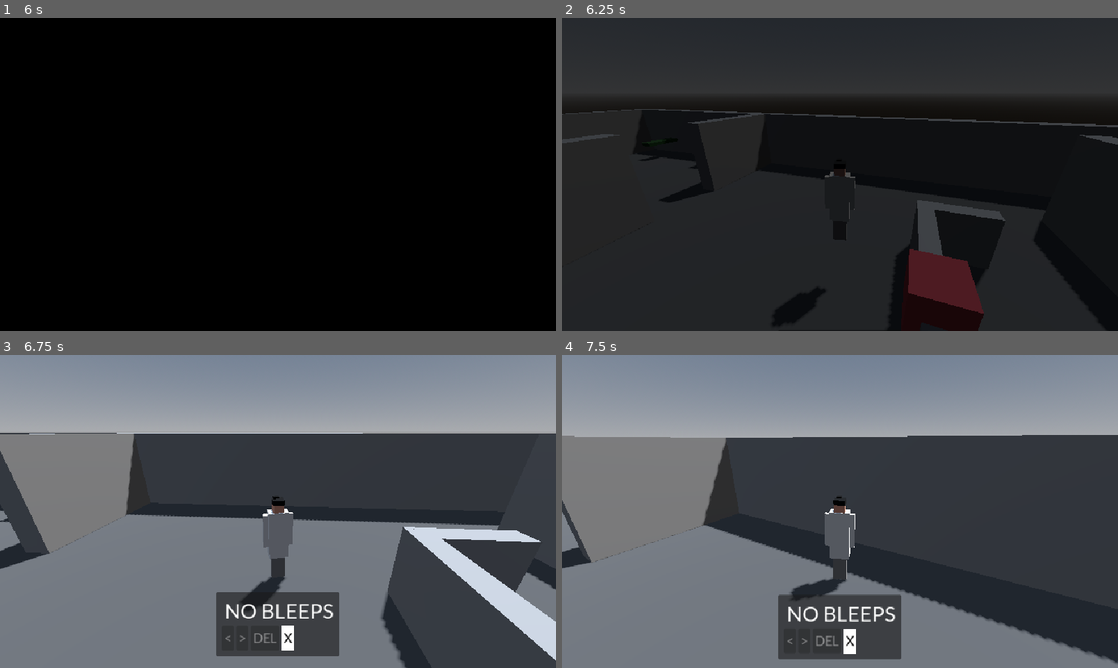
Above: before the commit, frames 1-4 (two rows, left to right).
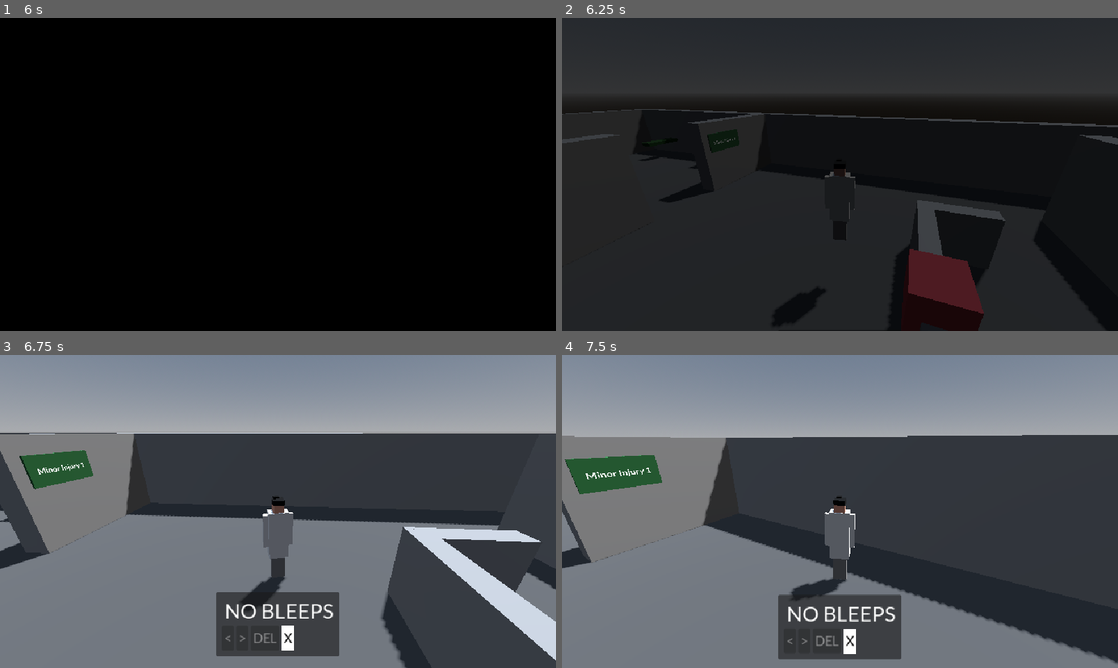
Above: after the commit, the same moments.

Repository: hawkstein/ludum-dare-60-old-tech
Game: Godot game, scene res://utils/ui/main_menu.tscn
Same seed, same stepped clock (60 frames per second), same inputs: the game is played once before the commit and once after it.
Inputs (mouse positions are in pixels of both pictures, inside the frame that each line leads up to):
- Up to frame 1 (6 s): click "Start" at 0.5 s; click "Start" at 1.25 s; click "Play game" at 2 s; click "Play game" at 2.75 s; tap Enter at 3.5 s; move the mouse to (400, 158) at 3.52 s; hold D (Right) 3.53-4.28 s; hold E (Pager) 3.53-4.28 s; click (400, 158) at 3.67 s; tap Space (Jump) at 3.77, 4.52, 5.75 s; move the mouse to (166, 190) at 4.27 s; hold S (Down) 4.28-5.03 s; tap E (Pager) at 4.35, 5.85 s; move the mouse to (333, 105) at 5.02 s; hold D (Right) 5.03-5.78 s; hold E (Pager) 5.03-5.78 s; move the mouse to (272, 180) at 5.77 s; hold W (Up) from 5.78 s (still down); click (272, 180) at 5.92 s
- Up to frame 2 (6.25 s): keep holding W (Up); tap Space (Jump) at 6.02 s
- Up to frame 3 (6.75 s): keep holding W (Up); move the mouse to (316, 514) at 6.52 s; hold E (Pager) from 6.53 s (still down)
- Up to frame 4 (7.5 s): keep holding W (Up); tap Space (Jump) at 6.77 s; move the mouse to (795, 508) at 7.27 s; release E (Pager) at 7.28 s; tap E (Pager) at 7.35 s

Frame 1 is identical in both runs. In frame 2, 0.3% of the frame differs, in the area x 26-32%, y 35-44%; in frame 3, 1.1%; in frame 4, 1.6%, in the area x 0-18%, y 32-45%.

Commit message:
add a shitload of signs

Diff:
--- /dev/null
+++ b/entities/sign.gd
@@ -0,0 +1,48 @@
+@tool
+class_name Sign
+extends Node3D
+## A board with text on it, for world signage.
+
+const BOARD_DEPTH := 0.05
+const TEXT_OFFSET := 0.005
+
+@export_multiline var text := "Sign":
+	set(value):
+		text = value
+		if is_node_ready():
+			label.text = value
+@export var board_size := Vector2(1.6, 0.8):
+	set(value):
+		board_size = value
+		if is_node_ready():
+			_apply_size()
+@export_range(8, 256) var font_size := 64:
+	set(value):
+		font_size = value
+		if is_node_ready():
+			label.font_size = value
+@export var board_color := Color(0.16470589, 0.39215687, 0.21568628):
+	set(value):
+		board_color = value
+		if is_node_ready():
+			_apply_color()
+
+@onready var board: MeshInstance3D = %Board
+@onready var label: Label3D = %Text
+
+func _ready() -> void:
+	label.text = text
+	label.font_size = font_size
+	_apply_size()
+	_apply_color()
+
+
+func _apply_size() -> void:
+	(board.mesh as BoxMesh).size = Vector3(board_size.x, board_size.y, BOARD_DEPTH)
+	label.position.z = BOARD_DEPTH / 2 + TEXT_OFFSET
+	# Width is in pixels, so convert from world units.
+	label.width = (board_size.x * 0.9) / label.pixel_size
+
+
+func _apply_color() -> void:
+	(board.get_surface_override_material(0) as StandardMaterial3D).albedo_color = board_color
--- /dev/null
+++ b/entities/sign.tscn
@@ -0,0 +1,32 @@
+[gd_scene format=3 uid="uid://ct1udy2spro71"]
+
+[ext_resource type="Script" uid="uid://c0hhqkj11qcdv" path="res://entities/sign.gd" id="1_1rpqm"]
+[ext_resource type="FontFile" uid="uid://br3rou4c1jn8a" path="res://assets/fonts/Lato-Bold.ttf" id="2_b621t"]
+
+[sub_resource type="BoxMesh" id="BoxMesh_cd33c"]
+resource_local_to_scene = true
+size = Vector3(1.6, 0.8, 0.05)
+
+[sub_resource type="StandardMaterial3D" id="StandardMaterial3D_wysbo"]
+resource_local_to_scene = true
+albedo_color = Color(0.16470589, 0.39215687, 0.21568628, 1)
+
+[node name="Sign" type="Node3D" unique_id=866085770]
+script = ExtResource("1_1rpqm")
+
+[node name="Board" type="MeshInstance3D" parent="." unique_id=1081915273]
+unique_name_in_owner = true
+mesh = SubResource("BoxMesh_cd33c")
+surface_material_override/0 = SubResource("StandardMaterial3D_wysbo")
+
+[node name="Text" type="Label3D" parent="." unique_id=256483407]
+unique_name_in_owner = true
+transform = Transform3D(1, 0, 0, 0, 1, 0, 0, 0, 1, 0, 0, 0.03)
+pixel_size = 0.003
+double_sided = false
+text = "Sign"
+font = ExtResource("2_b621t")
+font_size = 64
+outline_size = 0
+autowrap_mode = 2
+width = 480.0
--- a/screens/main.tscn
+++ b/screens/main.tscn
@@ -2,6 +2,7 @@
 
 [ext_resource type="Script" uid="uid://omkrdyrq3u73" path="res://screens/main.gd" id="1_la406"]
 [ext_resource type="PackedScene" uid="uid://icg5dtww7q44" path="res://entities/player/third_person_player.tscn" id="2_ee7ou"]
+[ext_resource type="PackedScene" uid="uid://ct1udy2spro71" path="res://entities/sign.tscn" id="2_owlgm"]
 [ext_resource type="Script" uid="uid://b7e81rn1pwe8d" path="res://utils/pager/bleep_timeline.gd" id="2_ramac"]
 [ext_resource type="Script" uid="uid://uty2uvhso70y" path="res://utils/pager/bleep_event.gd" id="3_nrb37"]
 [ext_resource type="Script" uid="uid://s7rv5glhh784" path="res://utils/pager/bleep.gd" id="4_owlgm"]
@@ -304,6 +305,10 @@
 
 [node name="MinorInjury1" type="Node3D" parent="Level" unique_id=1789508531]
 
+[node name="Sign" parent="Level/MinorInjury1" unique_id=866085770 instance=ExtResource("2_owlgm")]
+transform = Transform3D(-4.371139e-08, 0, 1, 0, 1, 0, -1, 0, -4.371139e-08, -5.9410872, 2.1188965, -4.540161)
+text = "Minor Injury 1"
+
 [node name="Bed" parent="Level/MinorInjury1" unique_id=1517169828 instance=ExtResource("5_la406")]
 transform = Transform3D(1, 0, 0, 0, 1, 0, 0, 0, 1, -14.127548, 1, -6.641997)
 target_id = &"minor1_bed1"
@@ -320,6 +325,12 @@
 transform = Transform3D(1, 0, 0, 0, 1, 0, 0, 0, 1, -9.577789, 1, -0.9109609)
 target_id = &"minor1_bed3"
 
+[node name="Sign4" parent="Level/MinorInjury1" unique_id=1818753383 instance=ExtResource("2_owlgm")]
+transform = Transform3D(-1, 0, -8.742278e-08, 0, 1, 0, 8.742278e-08, 0, -1, -14.190584, 2.1188965, 0.206604)
+text = "4"
+board_size = Vector2(0.8, 0.8)
+font_size = 128
+
 [node name="Partition" type="CSGBox3D" parent="Level/MinorInjury1" unique_id=1082055537]
 transform = Transform3D(1, 0, 0, 0, 1, 0, 0, 0, 1, -11.531282, 1.5, 0.5916443)
 use_collision = true
@@ -335,76 +346,95 @@
 use_collision = true
 size = Vector3(4.480007, 3, 0.7)
 
-[node name="NorthWard2" type="Node3D" parent="Level" unique_id=1859686947]
+[node name="MinorInjury2" type="Node3D" parent="Level" unique_id=1859686947]
 transform = Transform3D(1, 0, 0, 0, 1, 0, 0, 0, 1, 0, 0, 8.838656)
 
-[node name="Bed" parent="Level/NorthWard2" unique_id=1034129811 instance=ExtResource("5_la406")]
+[node name="Bed" parent="Level/MinorInjury2" unique_id=1034129811 instance=ExtResource("5_la406")]
 transform = Transform3D(1, 0, 0, 0, 1, 0, 0, 0, 1, -14.127548, 1, -6.641997)
 target_id = &"minor2_bed1"
 
-[node name="Bed2" parent="Level/NorthWard2" unique_id=1950494729 instance=ExtResource("5_la406")]
+[node name="Bed2" parent="Level/MinorInjury2" unique_id=1950494729 instance=ExtResource("5_la406")]
 transform = Transform3D(1, 0, 0, 0, 1, 0, 0, 0, 1, -14.124872, 1, -0.8506572)
 target_id = &"minor2_bed4"
 
-[node name="Bed3" parent="Level/NorthWard2" unique_id=38470701 instance=ExtResource("5_la406")]
+[node name="Bed3" parent="Level/MinorInjury2" unique_id=38470701 instance=ExtResource("5_la406")]
 transform = Transform3D(1, 0, 0, 0, 1, 0, 0, 0, 1, -9.577789, 1, -6.641997)
 target_id = &"minor2_bed2"
 
-[node name="Bed4" parent="Level/NorthWard2" unique_id=1116705578 instance=ExtResource("5_la406")]
+[node name="Bed4" parent="Level/MinorInjury2" unique_id=1116705578 instance=ExtResource("5_la406")]
 transform = Transform3D(1, 0, 0, 0, 1, 0, 0, 0, 1, -9.577789, 1, -0.9109609)
 target_id = &"minor2_bed3"
 
-[node name="Partition" type="CSGBox3D" parent="Level/NorthWard2" unique_id=526375188]
+[node name="Partition" type="CSGBox3D" parent="Level/MinorInjury2" unique_id=526375188]
 transform = Transform3D(1, 0, 0, 0, 1, 0, 0, 0, 1, -11.531282, 1.5, 0.5916443)
 use_collision = true
 size = Vector3(10.906494, 3, 0.7)
 
-[node name="Partition2" type="CSGBox3D" parent="Level/NorthWard2" unique_id=1641411171]
+[node name="Partition2" type="CSGBox3D" parent="Level/MinorInjury2" unique_id=1641411171]
 transform = Transform3D(-4.371139e-08, 0, 1, 0, 1, 0, -1, 0, -4.371139e-08, -6.3205767, 1.5, -0.03999293)
 use_collision = true
 size = Vector3(1.9573288, 3, 0.7)
 
-[node name="Partition3" type="CSGBox3D" parent="Level/NorthWard2" unique_id=1569950723]
+[node name="Partition3" type="CSGBox3D" parent="Level/MinorInjury2" unique_id=1569950723]
 transform = Transform3D(-4.371139e-08, 0, 1, 0, 1, 0, -1, 0, -4.371139e-08, -6.3205767, 1.5, -5.7038245)
 use_collision = true
 size = Vector3(4.480007, 3, 0.7)
 
-[node name="NorthWard3" type="Node3D" parent="Level" unique_id=122092848]
+[node name="Sign2" parent="Level/MinorInjury2" unique_id=1300450050 instance=ExtResource("2_owlgm")]
+transform = Transform3D(-4.371139e-08, 0, 1, 0, 1, 0, -1, 0, -4.371139e-08, -5.9410872, 2.1188965, -4.514682)
+text = "Minor Injury 2"
+
+[node name="Sign3" parent="Level/MinorInjury2" unique_id=512422642 instance=ExtResource("2_owlgm")]
+transform = Transform3D(1, 0, 0, 0, 1, 0, 0, 0, 1, -9.536516, 2.1188965, -7.8267546)
+text = "2"
+board_size = Vector2(0.8, 0.8)
+font_size = 128
+
+[node name="MajorInjury1" type="Node3D" parent="Level" unique_id=122092848]
 transform = Transform3D(1, 0, 0, 0, 1, 0, 0, 0, 1, 0, 0, 17.602768)
 
-[node name="Bed" parent="Level/NorthWard3" unique_id=1076581996 instance=ExtResource("5_la406")]
+[node name="WardSign" parent="Level/MajorInjury1" unique_id=810370458 instance=ExtResource("2_owlgm")]
+transform = Transform3D(-4.371139e-08, 0, 1, 0, 1, 0, -1, 0, -4.371139e-08, -5.9410872, 2.1188965, -4.565048)
+text = "Major Injury 1"
+
+[node name="Bed" parent="Level/MajorInjury1" unique_id=1076581996 instance=ExtResource("5_la406")]
 transform = Transform3D(1, 0, 0, 0, 1, 0, 0, 0, 1, -14.127548, 1, -6.641997)
 target_id = &"major1_bed1"
 
-[node name="Bed2" parent="Level/NorthWard3" unique_id=1704311982 instance=ExtResource("5_la406")]
+[node name="Bed2" parent="Level/MajorInjury1" unique_id=1704311982 instance=ExtResource("5_la406")]
 transform = Transform3D(1, 0, 0, 0, 1, 0, 0, 0, 1, -14.124872, 1, -0.8506572)
 target_id = &"major1_bed4"
 
-[node name="Bed3" parent="Level/NorthWard3" unique_id=1529092411 instance=ExtResource("5_la406")]
+[node name="Bed3" parent="Level/MajorInjury1" unique_id=1529092411 instance=ExtResource("5_la406")]
 transform = Transform3D(1, 0, 0, 0, 1, 0, 0, 0, 1, -9.577789, 1, -6.641997)
 target_id = &"major1_bed2"
 
-[node name="Bed4" parent="Level/NorthWard3" unique_id=635063061 instance=ExtResource("5_la406")]
+[node name="Bed4" parent="Level/MajorInjury1" unique_id=635063061 instance=ExtResource("5_la406")]
 transform = Transform3D(1, 0, 0, 0, 1, 0, 0, 0, 1, -9.577789, 1, -0.9109609)
 target_id = &"major1_bed3"
 
-[node name="Partition" type="CSGBox3D" parent="Level/NorthWard3" unique_id=764796555]
+[node name="Partition" type="CSGBox3D" parent="Level/MajorInjury1" unique_id=764796555]
 transform = Transform3D(1, 0, 0, 0, 1, 0, 0, 0, 1, -11.531282, 1.5, 0.5916443)
 use_collision = true
 size = Vector3(10.906494, 3, 0.7)
 
-[node name="Partition2" type="CSGBox3D" parent="Level/NorthWard3" unique_id=698937589]
+[node name="Partition2" type="CSGBox3D" parent="Level/MajorInjury1" unique_id=698937589]
 transform = Transform3D(-4.371139e-08, 0, 1, 0, 1, 0, -1, 0, -4.371139e-08, -6.3205767, 1.5, -0.03999293)
 use_collision = true
 size = Vector3(1.9573288, 3, 0.7)
 
-[node name="Partition3" type="CSGBox3D" parent="Level/NorthWard3" unique_id=790725077]
+[node name="Partition3" type="CSGBox3D" parent="Level/MajorInjury1" unique_id=790725077]
 transform = Transform3D(-4.371139e-08, 0, 1, 0, 1, 0, -1, 0, -4.371139e-08, -6.3205767, 1.5, -5.7038245)
 use_collision = true
 size = Vector3(4.480007, 3, 0.7)
 
 [node name="Trauma1" type="Node3D" parent="Level" unique_id=165298376]
 transform = Transform3D(1, 0, 0, 0, 1, 0, 0, 0, 1, -2.526671, 0, 26.155787)
+
+[node name="WardSign2" parent="Level/Trauma1" unique_id=839176809 instance=ExtResource("2_owlgm")]
+transform = Transform3D(-4.371139e-08, 0, 1, 0, 1, 0, -1, 0, -4.371139e-08, -5.9434695, 2.1188965, -6.784876)
+text = "Trauma 1"
+board_size = Vector2(1.2, 0.8)
 
 [node name="Bed" parent="Level/Trauma1" unique_id=316551403 instance=ExtResource("5_la406")]
 transform = Transform3D(-4.371139e-08, 0, 1, 0, 1, 0, -1, 0, -4.371139e-08, -11.818375, 1, -4.392597)
@@ -447,6 +477,11 @@
 use_collision = true
 size = Vector3(2.318668, 3, 0.7)
 
+[node name="WardSign3" parent="Level/Trauma2" unique_id=2139391709 instance=ExtResource("2_owlgm")]
+transform = Transform3D(-4.371139e-08, 0, 1, 0, 1, 0, -1, 0, -4.371139e-08, -5.9434695, 2.1188965, -6.7146378)
+text = "Trauma 2"
+board_size = Vector2(1.2, 0.8)
+
 [node name="Trauma3" type="Node3D" parent="Level" unique_id=1659534707]
 transform = Transform3D(1, 0, 0, 0, 1, 0, 0, 0, 1, -2.526671, 0, 39.540775)
 
@@ -469,6 +504,11 @@
 use_collision = true
 size = Vector3(2.318668, 3, 0.7)
 
+[node name="WardSign4" parent="Level/Trauma3" unique_id=737612308 instance=ExtResource("2_owlgm")]
+transform = Transform3D(-4.371139e-08, 0, 1, 0, 1, 0, -1, 0, -4.371139e-08, -5.9434695, 2.1188965, -6.6604347)
+text = "Trauma 3"
+board_size = Vector2(1.2, 0.8)
+
 [node name="MajorInjury2" type="Node3D" parent="Level" unique_id=371452307]
 transform = Transform3D(1, 0, 0, 0, 1, 0, 0, 0, 1, 13.510832, 0, 32.232468)
 
@@ -503,6 +543,16 @@
 use_collision = true
 size = Vector3(4.480007, 3, 0.7)
 
+[node name="WardSign2" parent="Level/MajorInjury2" unique_id=1934650928 instance=ExtResource("2_owlgm")]
+transform = Transform3D(-4.371139e-08, 0, -1, 0, 1, 0, 1, 0, -4.371139e-08, -16.230057, 2.1188965, -4.5399017)
+text = "Major Injury 2"
+
+[node name="Sign4" parent="Level/MajorInjury2" unique_id=795497413 instance=ExtResource("2_owlgm")]
+transform = Transform3D(-1, 0, -8.742278e-08, 0, 1, 0, 8.742278e-08, 0, -1, -13.352676, 2.1188965, 0.20472717)
+text = "2"
+board_size = Vector2(0.8, 0.8)
+font_size = 128
+
 [node name="BlockedOffRoom" type="Node3D" parent="Level" unique_id=357719040]
 
 [node name="WaitingRoomSouthWall" type="CSGBox3D" parent="Level/BlockedOffRoom" unique_id=876880122]
@@ -569,6 +619,10 @@
 transform = Transform3D(-4.371139e-08, 0, 1, 0, 1, 0, -1, 0, -4.371139e-08, 12.532762, 1.5, 18.951828)
 use_collision = true
 size = Vector3(10.057334, 3, 0.7)
+
+[node name="WardSign3" parent="Level/DoctorsLounge" unique_id=735825895 instance=ExtResource("2_owlgm")]
+transform = Transform3D(-4.371139e-08, 0, -1, 0, 1, 0, 1, 0, -4.371139e-08, 8.425349, 2.1188965, 20.379257)
+text = "Doctor's Lounge"
 
 [node name="NursesStation" type="Node3D" parent="Level" unique_id=622881899]
 
@@ -635,9 +689,9 @@
 target_id = &"icu1_bed1"
 
 [node name="Partition" type="CSGBox3D" parent="Level/ICU1" unique_id=989218459]
-transform = Transform3D(1, 0, 0, 0, 1, 0, 0, 0, 1, -10.900707, 1.5, 0.5916443)
-use_collision = true
-size = Vector3(10.100708, 3, 0.7)
+transform = Transform3D(1, 0, 0, 0, 1, 0, 0, 0, 1, -10.824505, 1.5, 0.5916443)
+use_collision = true
+size = Vector3(9.948303, 3, 0.7)
 
 [node name="Partition2" type="CSGBox3D" parent="Level/ICU1" unique_id=1071542942]
 transform = Transform3D(-4.371139e-08, 0, 1, 0, 1, 0, -1, 0, -4.371139e-08, -15.582729, 1.5, -0.039993286)
@@ -648,6 +702,11 @@
 transform = Transform3D(-4.371139e-08, 0, 1, 0, 1, 0, -1, 0, -4.371139e-08, -15.582729, 1.5, -5.703825)
 use_collision = true
 size = Vector3(4.480007, 3, 0.7)
+
+[node name="WardSign3" parent="Level/ICU1" unique_id=1534504989 instance=ExtResource("2_owlgm")]
+transform = Transform3D(-4.371139e-08, 0, -1, 0, 1, 0, 1, 0, -4.371139e-08, -15.956432, 2.1188965, -4.4633546)
+text = "ICU 1"
+board_size = Vector2(1.2, 0.8)
 
 [node name="Recovery1" type="Node3D" parent="Level" unique_id=1841422959]
 transform = Transform3D(1, 0, 0, 0, 1, 0, 0, 0, 1, 51.134304, 0, 46.47194)
@@ -669,9 +728,9 @@
 target_id = &"recovery1_bed1"
 
 [node name="Partition" type="CSGBox3D" parent="Level/Recovery1" unique_id=1782933722]
-transform = Transform3D(1, 0, 0, 0, 1, 0, 0, 0, 1, -10.900707, 1.5, 0.5916443)
-use_collision = true
-size = Vector3(10.100708, 3, 0.7)
+transform = Transform3D(1, 0, 0, 0, 1, 0, 0, 0, 1, -10.85722, 1.5, 0.5916443)
+use_collision = true
+size = Vector3(10.013733, 3, 0.7)
 
 [node name="Partition2" type="CSGBox3D" parent="Level/Recovery1" unique_id=1516921617]
 transform = Transform3D(-4.371139e-08, 0, 1, 0, 1, 0, -1, 0, -4.371139e-08, -15.582729, 1.5, 1.5532494)
@@ -687,6 +746,11 @@
 transform = Transform3D(-4.371139e-08, 0, 1, 0, 1, 0, -1, 0, -4.371139e-08, -6.38863, 1.5, -3.6744156)
 use_collision = true
 size = Vector3(8.538832, 3, 0.7)
+
+[node name="WardSign6" parent="Level/Recovery1" unique_id=1513540853 instance=ExtResource("2_owlgm")]
+transform = Transform3D(-4.371139e-08, 0, -1, 0, 1, 0, 1, 0, -4.371139e-08, -15.964062, 2.1188965, -6.067974)
+text = "Recovery"
+board_size = Vector2(1.2, 0.8)
 
 [node name="Preop1" type="Node3D" parent="Level" unique_id=1635014268]
 transform = Transform3D(-4.371139e-08, 0, -1, 0, 1, 0, 1, 0, -4.371139e-08, 6.8010025, 0, 58.561855)
@@ -700,9 +764,9 @@
 target_id = &"preop1_bed1"
 
 [node name="Partition" type="CSGBox3D" parent="Level/Preop1" unique_id=1066067395]
-transform = Transform3D(1, 0, 0, 0, 1, 0, 0, 0, 1, -10.900707, 1.5, 0.5916443)
-use_collision = true
-size = Vector3(10.100708, 3, 0.7)
+transform = Transform3D(1, 0, 0, 0, 1, 0, 0, 0, 1, -10.839397, 1.5, 0.5916443)
+use_collision = true
+size = Vector3(9.978088, 3, 0.7)
 
 [node name="Partition2" type="CSGBox3D" parent="Level/Preop1" unique_id=888430508]
 transform = Transform3D(-4.371139e-08, 0, 1, 0, 1, 0, -1, 0, -4.371139e-08, -15.582729, 1.5, -0.039993286)
@@ -722,9 +786,9 @@
 target_id = &"surgery1_bed1"
 
 [node name="Partition" type="CSGBox3D" parent="Level/Surgery1" unique_id=1179853056]
-transform = Transform3D(1, 0, 0, 0, 1, 0, 0, 0, 1, -10.900707, 1.5, 0.5916443)
-use_collision = true
-size = Vector3(10.100708, 3, 0.7)
+transform = Transform3D(1, 0, 0, 0, 1, 0, 0, 0, 1, -10.841106, 1.5, 0.59164524)
+use_collision = true
+size = Vector3(9.981506, 3, 0.7)
 
 [node name="Partition2" type="CSGBox3D" parent="Level/Surgery1" unique_id=229434976]
 transform = Transform3D(-4.371139e-08, 0, 1, 0, 1, 0, -1, 0, -4.371139e-08, -15.582729, 1.5, -0.64972115)
@@ -735,6 +799,11 @@
 transform = Transform3D(-4.371139e-08, 0, 1, 0, 1, 0, -1, 0, -4.371139e-08, -15.582729, 1.5, -5.791659)
 use_collision = true
 size = Vector3(2.5174627, 3, 0.7)
+
+[node name="WardSign4" parent="Level/Surgery1" unique_id=589894426 instance=ExtResource("2_owlgm")]
+transform = Transform3D(-4.371139e-08, 0, -1, 0, 1, 0, 1, 0, -4.371139e-08, -15.956432, 2.1188965, -1.3203554)
+text = "Surgery 1"
+board_size = Vector2(1.2, 0.8)
 
 [node name="Surgery2" type="Node3D" parent="Level" unique_id=278626827]
 transform = Transform3D(-4.371139e-08, 0, -1, 0, 1, 0, 1, 0, -4.371139e-08, 20.780067, 0, 58.561855)
@@ -744,14 +813,14 @@
 target_id = &"surgery2_bed1"
 
 [node name="Partition" type="CSGBox3D" parent="Level/Surgery2" unique_id=1568811991]
-transform = Transform3D(1, 0, 0, 0, 1, 0, 0, 0, 1, -10.900707, 1.5, 0.5916443)
-use_collision = true
-size = Vector3(10.100708, 3, 0.7)
+transform = Transform3D(1, 0, 0, 0, 1, 0, 0, 0, 1, -10.827679, 1.5, 0.5916443)
+use_collision = true
+size = Vector3(9.954651, 3, 0.7)
 
 [node name="Partition4" type="CSGBox3D" parent="Level/Surgery2" unique_id=2012769165]
-transform = Transform3D(1, 0, 0, 0, 1, 0, 0, 0, 1, -10.900707, 1.5, -6.720463)
-use_collision = true
-size = Vector3(10.100708, 3, 0.7)
+transform = Transform3D(1, 0, 0, 0, 1, 0, 0, 0, 1, -10.888714, 1.5, -6.720463)
+use_collision = true
+size = Vector3(10.076721, 3, 0.7)
 
 [node name="Partition2" type="CSGBox3D" parent="Level/Surgery2" unique_id=1599520564]
 transform = Transform3D(-4.371139e-08, 0, 1, 0, 1, 0, -1, 0, -4.371139e-08, -15.582729, 1.5, -0.64972115)
@@ -763,8 +832,18 @@
 use_collision = true
 size = Vector3(2.5174627, 3, 0.7)
 
+[node name="WardSign5" parent="Level/Surgery2" unique_id=303748188 instance=ExtResource("2_owlgm")]
+transform = Transform3D(-4.371139e-08, 0, -1, 0, 1, 0, 1, 0, -4.371139e-08, -15.956432, 2.1188965, -1.3562984)
+text = "Surgery 2"
+board_size = Vector2(1.2, 0.8)
+
 [node name="ICU2" type="Node3D" parent="Level" unique_id=2145874028]
 transform = Transform3D(-4.371139e-08, 0, -1, 0, 1, 0, 1, 0, -4.371139e-08, -10.933997, 0, 58.561855)
+
+[node name="WardSign2" parent="Level/ICU2" unique_id=118775277 instance=ExtResource("2_owlgm")]
+transform = Transform3D(-4.371139e-08, 0, -1, 0, 1, 0, 1, 0, -4.371139e-08, -15.956432, 2.1188965, -4.4371223)
+text = "ICU 2"
+board_size = Vector2(1.2, 0.8)
 
 [node name="Bed" parent="Level/ICU2" unique_id=939978513 instance=ExtResource("5_la406")]
 transform = Transform3D(1, 0, 0, 0, 1, 0, 0, 0, 1, -13.1218605, 1, -6.6419964)
@@ -783,9 +862,9 @@
 target_id = &"icu2_bed1"
 
 [node name="Partition" type="CSGBox3D" parent="Level/ICU2" unique_id=228303684]
-transform = Transform3D(1, 0, 0, 0, 1, 0, 0, 0, 1, -10.900707, 1.5, 0.5916443)
-use_collision = true
-size = Vector3(10.100708, 3, 0.7)
+transform = Transform3D(1, 0, 0, 0, 1, 0, 0, 0, 1, -10.848919, 1.5, 0.5916443)
+use_collision = true
+size = Vector3(9.997131, 3, 0.7)
 
 [node name="Partition2" type="CSGBox3D" parent="Level/ICU2" unique_id=913388302]
 transform = Transform3D(-4.371139e-08, 0, 1, 0, 1, 0, -1, 0, -4.371139e-08, -15.582729, 1.5, -0.039993286)
@@ -830,6 +909,11 @@
 transform = Transform3D(-4.371139e-08, 0, 1, 0, 1, 0, -1, 0, -4.371139e-08, -15.582729, 1.5, -5.703825)
 use_collision = true
 size = Vector3(4.480007, 3, 0.7)
+
+[node name="WardSign" parent="Level/CCU1" unique_id=96482772 instance=ExtResource("2_owlgm")]
+transform = Transform3D(-4.371139e-08, 0, -1, 0, 1, 0, 1, 0, -4.371139e-08, -15.956432, 2.1188965, -4.998678)
+text = "Cardiac Care Unit"
+board_size = Vector2(1.2, 0.8)
 
 [node name="Partition4" type="CSGBox3D" parent="Level" unique_id=355109060]
 transform = Transform3D(-4.371139e-08, 0, -1, 0, 1, 0, 1, 0, -4.371139e-08, -24.248386, 1.5, 43.860584)
Not shown, added: entities/sign.gd.uid
